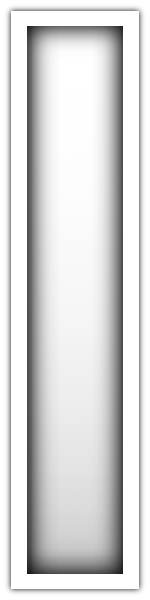
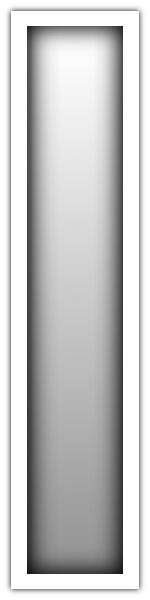
Comparing the layer stacks of the two 150×600 images. Changes:
painted on "Fill" over [27, 52, 123, 574]
